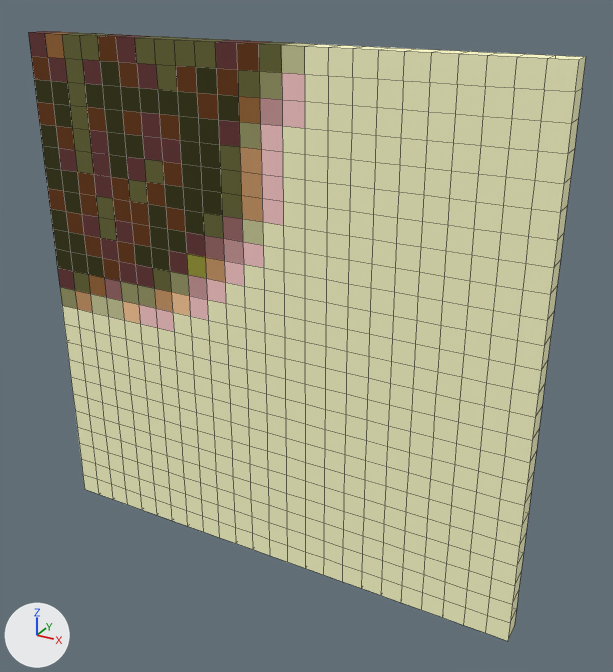
The OBJ model WindingTale2/Assets/Resources/Shapes/Shapes_24/Shape_24_47.obj as it was, and as the next commit left it.
One viewpoint serves both versions: a camera (50 mm lens) standing at (1.81, -3.01, 1.48) and looking at (0.14, 0.01, -0.03). The axes (+X, +Y, +Z) are drawn at lower left. The lights are the same throughout. The picture after the commit comes second. Mesh edges are drawn as thin lines. Where no turn or scale is listed for an object, it has been applied to the vertices. Vertices at exactly the same position are counted once.

The first picture shows 'Shape_24_47'.
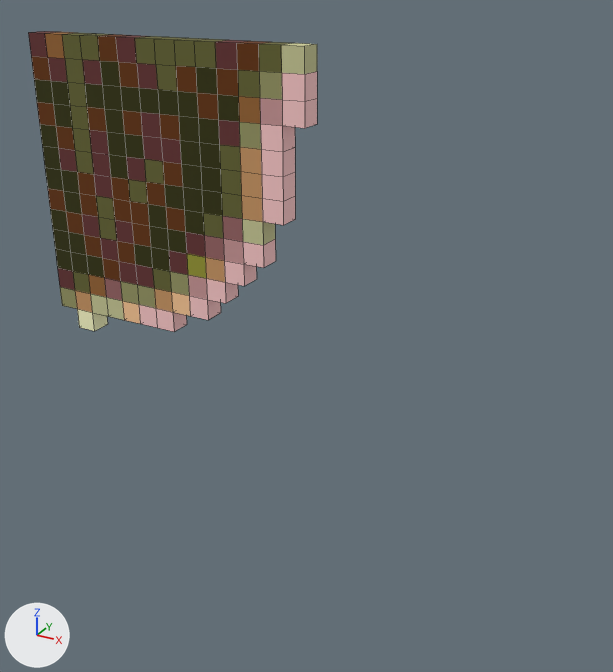
The edits, one by one:
me_shape_24_47 is used by ob_shape_24_47; location (0.0, 0.0, 0.0).
me_shape_24_47 had 1250 vertices, 1248 faces and spanned x -1.2..1.2, y -0.1..0.0, z -1.2..1.2.
me_shape_24_47 now has 370 vertices, 368 faces and spans x -1.2..0.2, y -0.1..0.0, z -0.2..1.2.
me_shape_24_47 part 1: 880 vertices removed from x -1.2..1.2, y -0.1..0.0, z -1.2..1.2.

Pixel boxes [x1, y1, x2, y2] of what changed, in the pictures (613 x 672 px):
'Shape_24_47', reshaped (48% narrower, 51% shorter): before [28, 31, 586, 641]; after [28, 31, 317, 332]
part 1 of me_shape_24_47, deleted (beige): before [62, 44, 586, 641]
